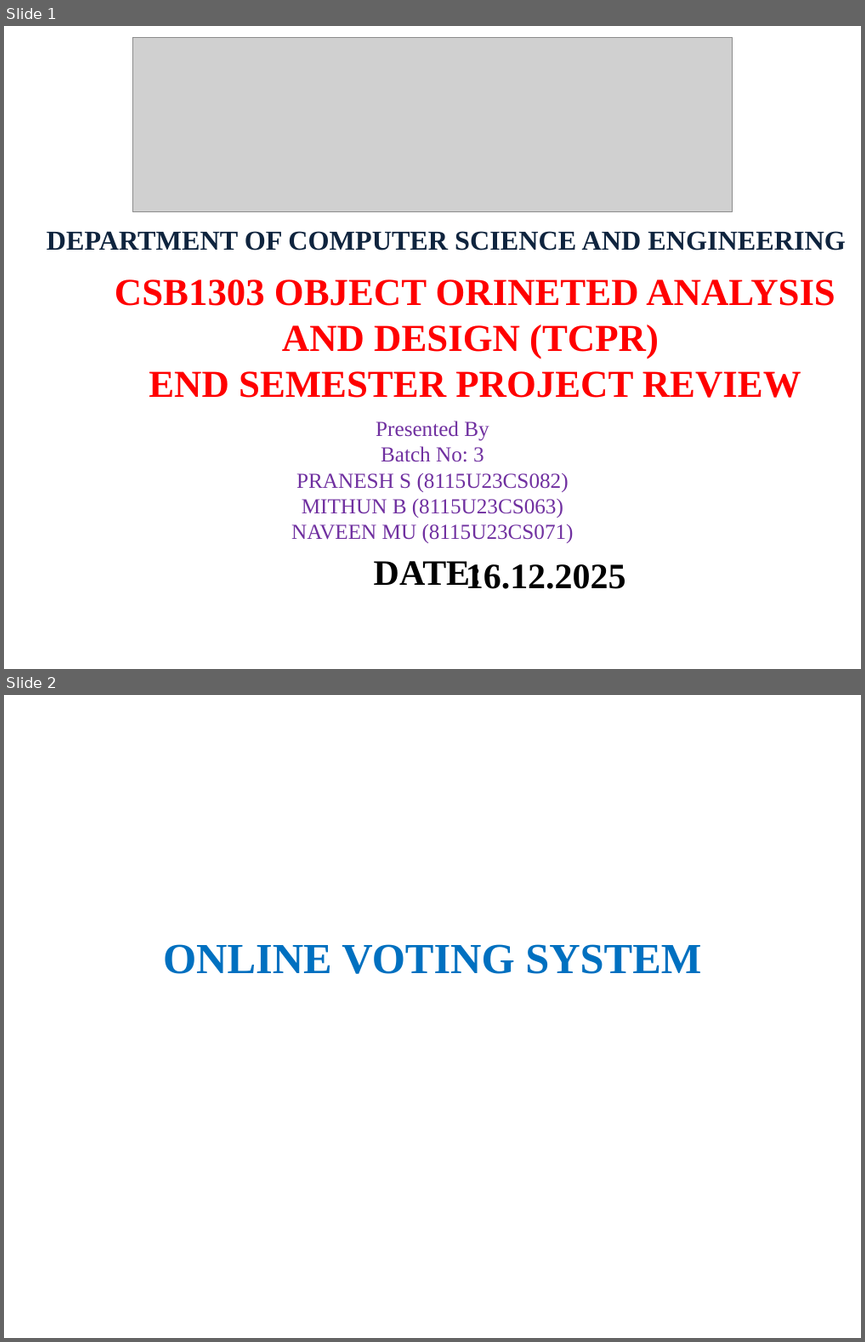
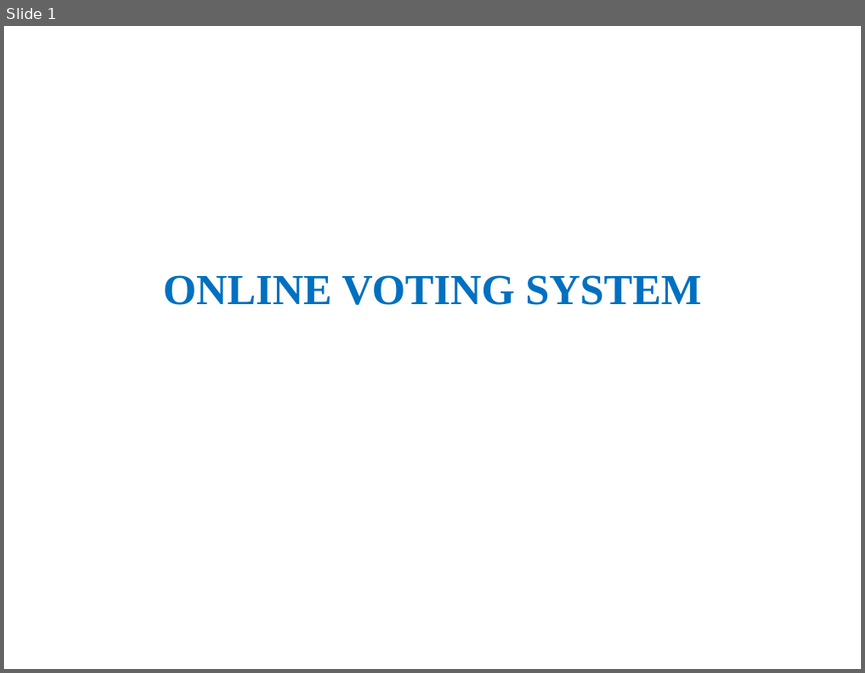
Before and after one commit to Mithun3270/Online-Voting-System_OOAD, a slide deck: batch 3 ppt.pptx. Shown one above the other, each under a label of ours: slides 1 and 2 before the commit, slide 1 after it. The pictures are 865x1342 and 865x673 pixels, drawn with LibreOffice and Linux fonts; fonts in the diff are those of the drawing; grey boxes stand for pictures. Boxes give left, top, right and bottom in pixels: in the first picture for what was removed or moved away, otherwise in the second. Text is boxed around its words. In the diff, an @@ line names an element or a change of style, - is before the commit and + after.

```diff
--- a/batch 3 ppt.pptx
+++ b/batch 3 ppt.pptx
@@ slide 1 removed at <box>4,26,861,669</box>, background #FFFFFF @@
@@ picture removed at <box>132,38,732,212</box> @@
@@ text removed at <box>46,231,845,250</box> @@
-DEPARTMENT OF COMPUTER SCIENCE AND ENGINEERING
@@ text removed at <box>114,279,834,397</box> @@
-CSB1303 OBJECT ORINETED ANALYSIS AND DESIGN (TCPR)
-END SEMESTER PROJECT REVIEW
@@ text removed at <box>291,420,574,543</box> @@
-Presented By
-Batch No: 3
-PRANESH S (8115U23CS082)
-MITHUN B (8115U23CS063)
-NAVEEN MU (8115U23CS071)
@@ text removed at <box>374,561,482,588</box> @@
-DATE:
@@ text removed at <box>466,561,626,589</box> @@
-16.12.2025
@@ what was slide 2 is now slide 1 @@
```
Also in this commit, not shown: 2 other files.
